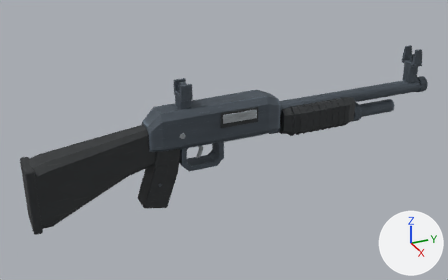
A saved change to the glTF model tools/cs16/refined/m3.glb.
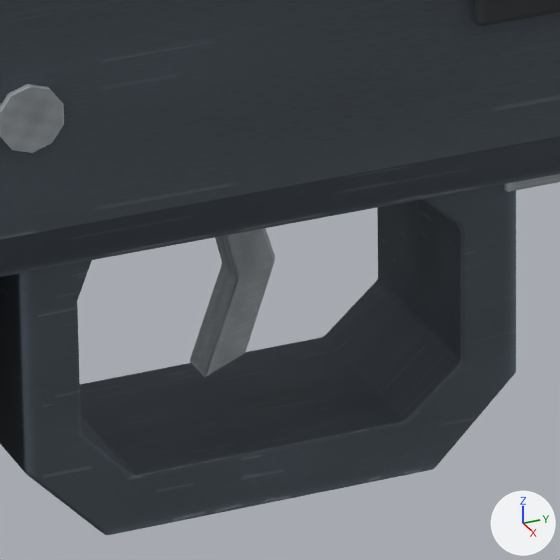
There are two pictures of each version: one whole from a camera (50 mm lens) standing at (1.614, -0.545, 0.817) and looking at (-0.019, 0.19, 0.001), one close up on the part from 40% to 51% of the width and 45% to 62% of the height. The axes (+X, +Y, +Z) are drawn at lower right. The lights are the same throughout. The older version's two pictures come first. Vertices at exactly the same position are counted once.

The older version as bpy lines, for what is in view:
```python
me_contoured_pistol_grip_011 = bpy.data.meshes.new('Contoured pistol grip.011')
me_contoured_pistol_grip_011.from_pydata(...)  # 1578 vertices, 3056 faces; spans x -0.054..0.054, y -0.424..0.951, z -0.166..0.223
# faces by material slot: [656, 2048, 352]
me_contoured_pistol_grip_011.materials.append(mat_cs16_stippled_polymer_002)  # picture img_cs16_finish_painted
me_contoured_pistol_grip_011.materials.append(mat_cs16_parkerized_steel_002)  # picture img_cs16_finish_painted
me_contoured_pistol_grip_011.materials.append(mat_cs16_machined_steel_002)  # picture img_cs16_finish_painted
ob_m3_body = bpy.data.objects.new('m3_Body', me_contoured_pistol_grip_011)
ob_m3_body.location = (0.0, 0.0, 0.0)
```
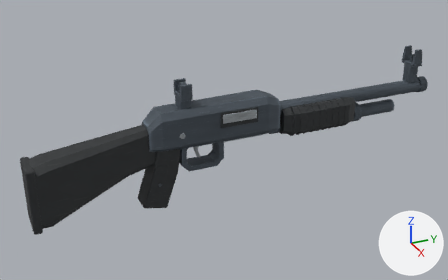
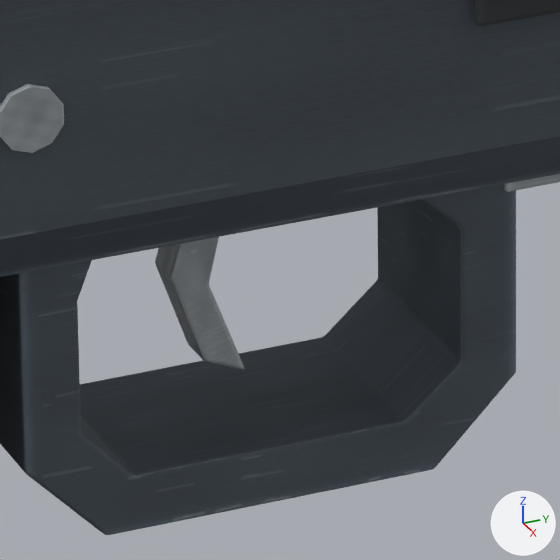
Location of each change, [x1, y1, x2, y2] in pixels of the close-ups (560 x 560 px; the box of a moved part takes in the faces that stretch with it):
```json
{"part": 1, "of": "me_contoured_pistol_grip_011", "change": "moved or reshaped", "before": [190, 229, 275, 377], "after": [155, 237, 244, 369]}
{"part": 2, "of": "me_contoured_pistol_grip_011", "change": "surface changed", "before": [207, 228, 275, 376], "after": [170, 243, 244, 369]}
```

Edits to the scene script, one JSON object a line:
```json
{"block": "me_contoured_pistol_grip_011", "where": "me_contoured_pistol_grip_011.from_pydata(...)  # 1578 vertices, 3056 faces; spans x -0.054..0.054, y -0.424..0.951, z -0.166..0.223"}
{"block": "me_contoured_pistol_grip_011", "where": "# used by ob_m3_body; location = (0.0, 0.0, 0.0)"}
{"block": "me_contoured_pistol_grip_011", "change": "me_contoured_pistol_grip_011 part 1: 84 of 1578 vertices moved; they spanned x -0.006..0.006, y 0.089..0.11, z -0.032..0.032 and now span x -0.006..0.006, y 0.08..0.101, z -0.032..0.032; mean shift (0.0, -0.006, 0.0); largest move (-0.005, 0.11, 0.0) -> (-0.005, 0.08, 0.0)"}
{"block": "me_contoured_pistol_grip_011", "change": "me_contoured_pistol_grip_011 part 2: 58 kept faces spanning x -0.006..0.006, y 0.08..0.101, z -0.032..0.032 get new texture (UV) coordinates"}
```
